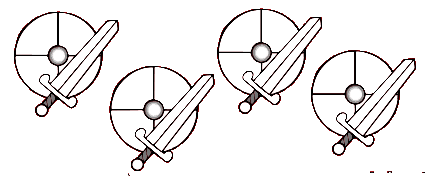
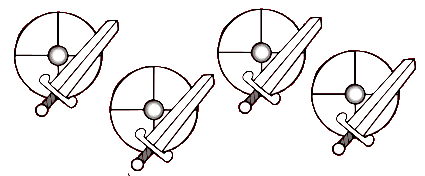
Layer changes from the first 425 × 176 image to the second:
painted on "Pasted Layer" over [370, 171, 425, 173]
